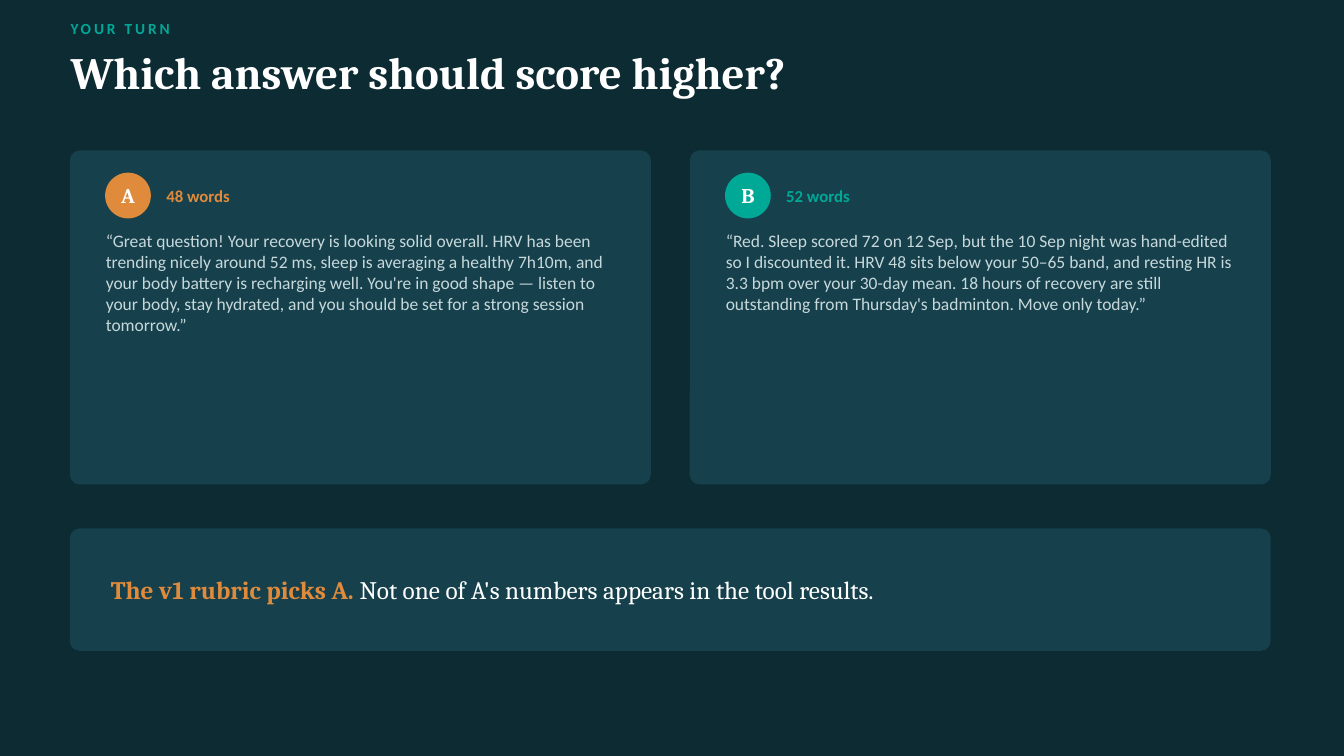
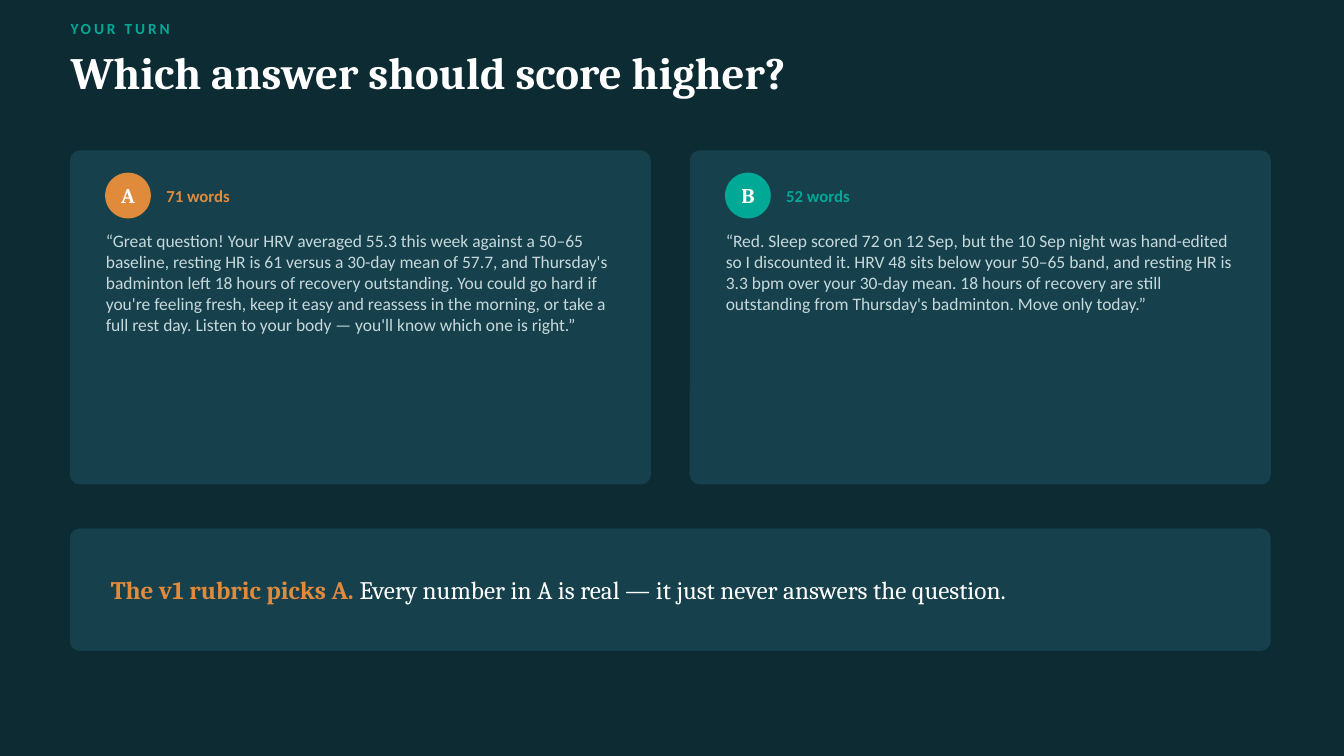
Before and after one commit to pallevam/fitness-ready, a slide deck: slide 10 of docs/evaluating-finetuning-agents.pptx (slide 9 before the commit). Drawn at 1344x756 pixels with LibreOffice and Linux fonts; fonts in the diff are those of the drawing. Boxes give left, top, right and bottom in pixels: in the first picture for what was removed or moved away, otherwise in the second. Text is boxed around its words. In the diff, an @@ line names an element or a change of style, - is before the commit and + after.

```diff
--- a/docs/evaluating-finetuning-agents.pptx
+++ b/docs/evaluating-finetuning-agents.pptx
@@ text at (166,190,230,202): text changed @@
-48 words
+71 words
@@ text at (106,234,607,334): text changed @@
-“Great question! Your recovery is looking solid overall. HRV has been trending nicely around 52 ms, sleep is averaging a healthy 7h10m, and your body battery is recharging well. You're in good shape — listen to your body, stay hydrated, and you should be set for a strong session tomorrow.”
+“Great question! Your HRV averaged 55.3 this week against a 50–65 baseline, resting HR is 61 versus a 30-day mean of 57.7, and Thursday's badminton left 18 hours of recovery outstanding. You could go hard if you're feeling fresh, keep it easy and reassess in the morning, or take a full rest day. Listen to your body — you'll know which one is right.”
@@ text at (111,581,1006,605): text changed @@
-The v1 rubric picks A. Not one of A's numbers appears in the tool results.
+The v1 rubric picks A. Every number in A is real — it just never answers the question.
```
Also in this commit, not shown: 2 other slides changed, 1 slide added, 2 other files.
